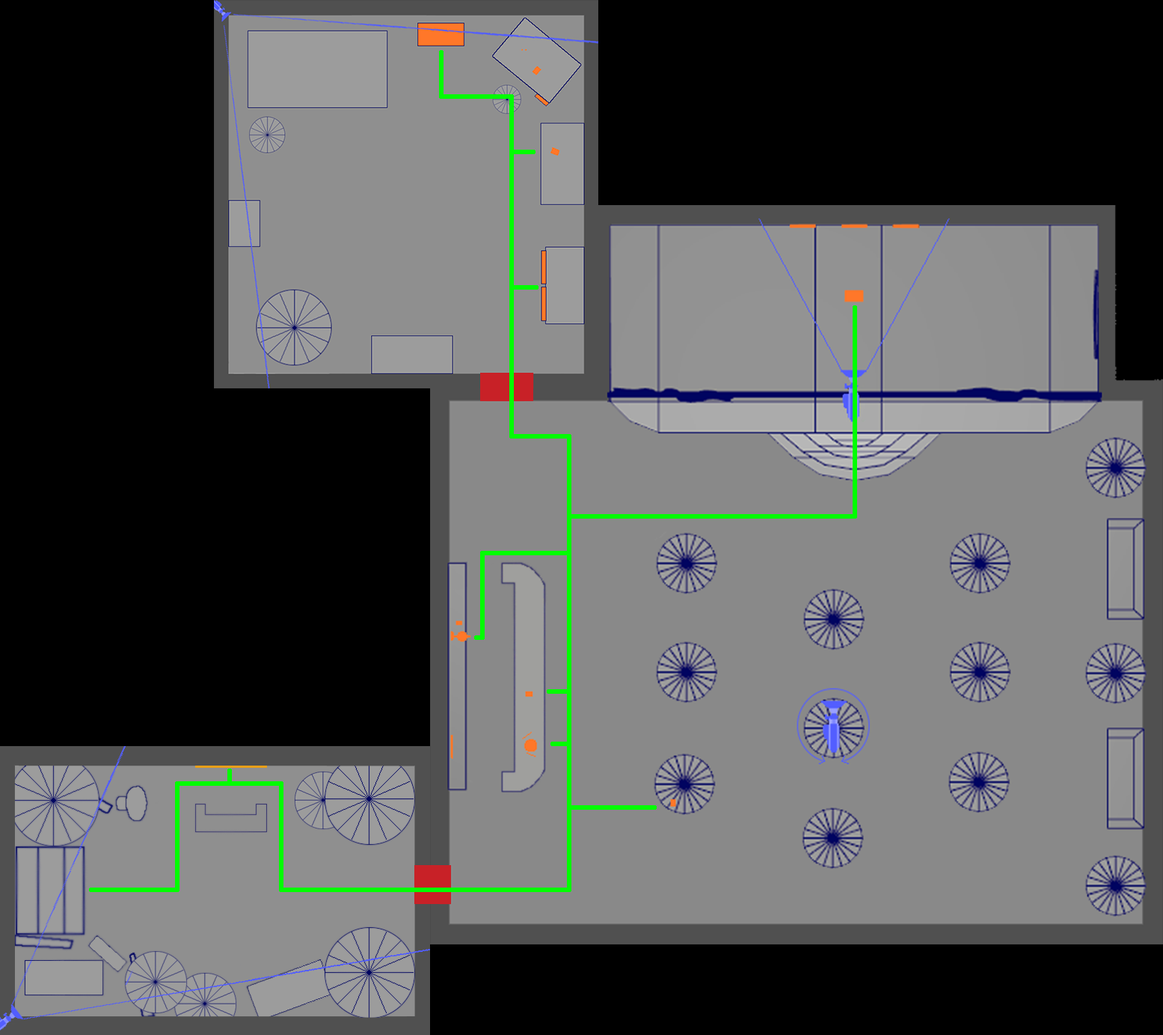
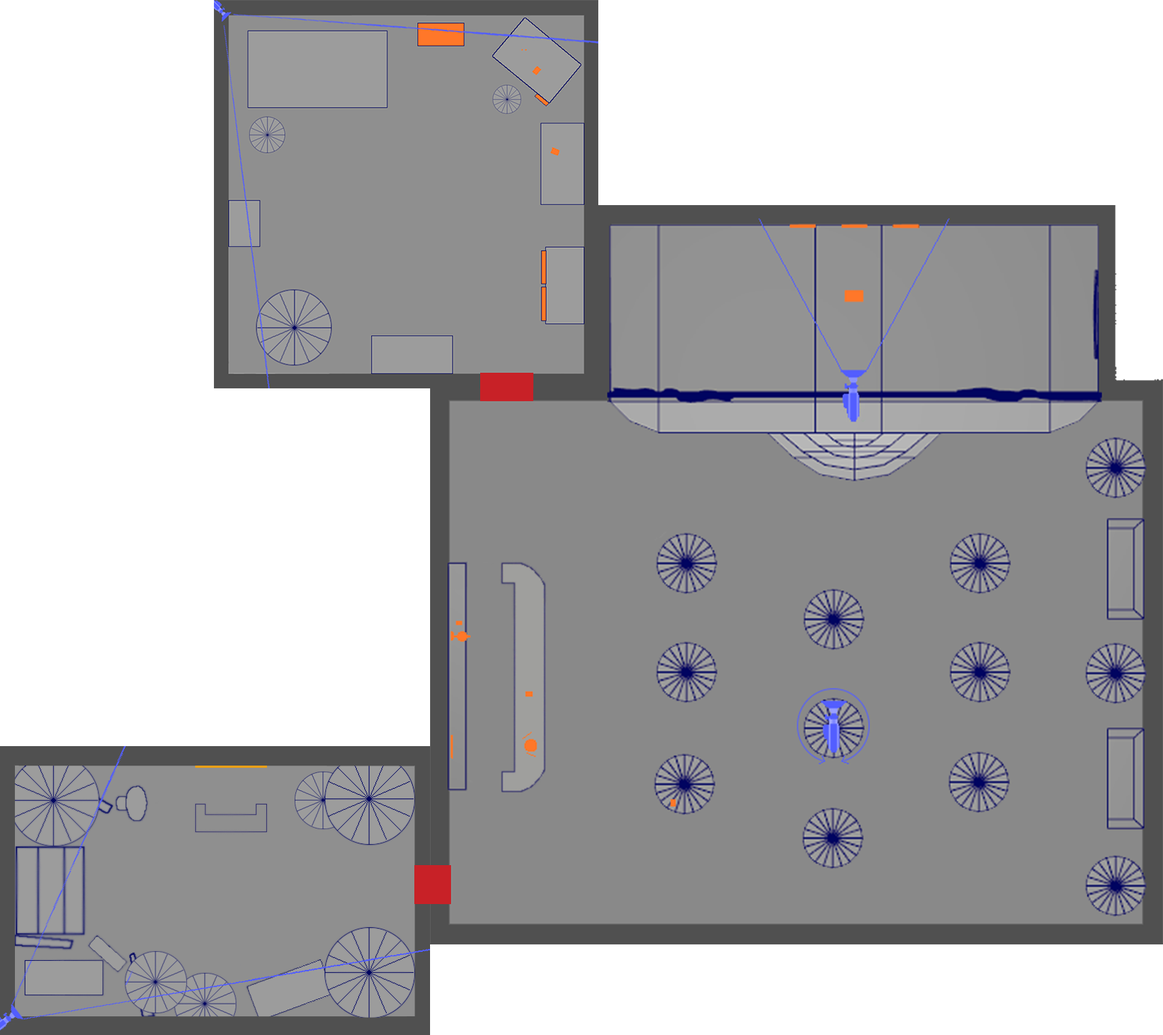
Before/after of a 1163 × 1035 layered artwork. What changed in the layer stack:
hid "Path" over left=89, top=50, right=858, bottom=892
hid "Layer 1" over left=0, top=0, right=1163, bottom=1035
